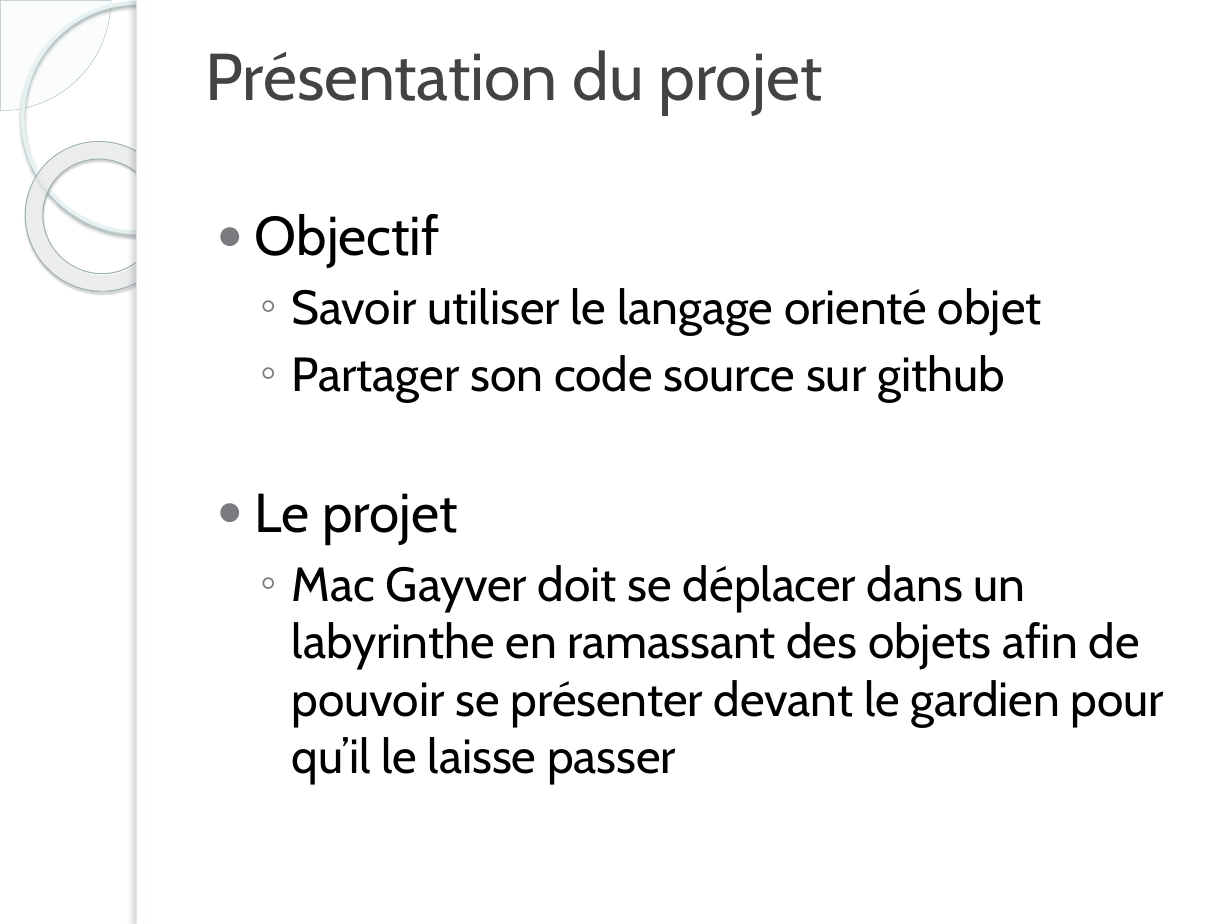
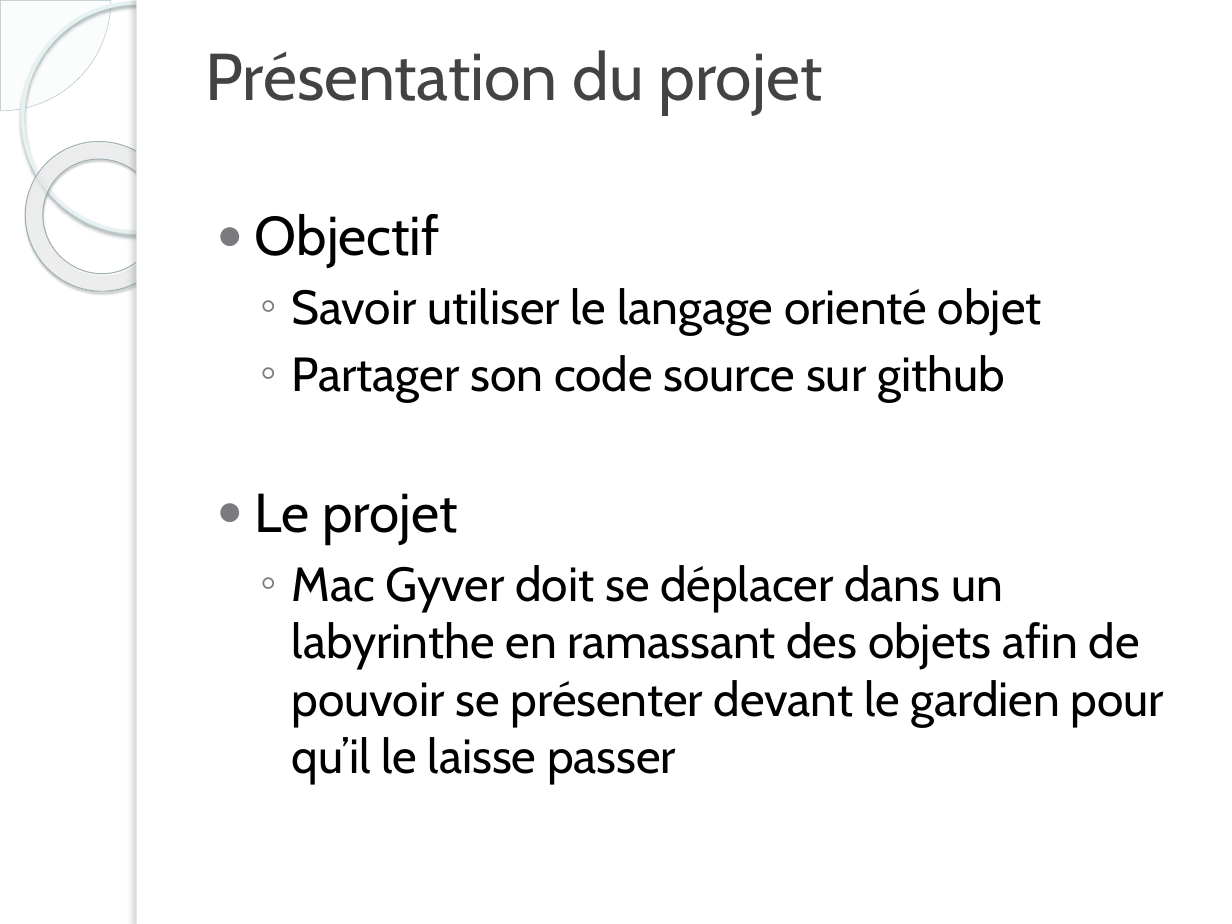
Before and after one commit to GuillaumeFerreira/Projet-3-MacGyver, a slide deck: slide 3 of documentation/Projet 3.pptx. Drawn at 1232x924 pixels with LibreOffice and Linux fonts; fonts in the diff are those of the drawing; background and template pictures are left out. Boxes give left, top, right and bottom in pixels: in the first picture for what was removed or moved away, otherwise in the second. Text is boxed around its words. In the diff, an @@ line names an element or a change of style, - is before the commit and + after.

```diff
--- a/documentation/Projet 3.pptx
+++ b/documentation/Projet 3.pptx
@@ text at (x1=292, y1=565, x2=1164, y2=784): text changed @@
-  ◦ Mac Gayver doit se déplacer dans un labyrinthe en ramassant des objets afin de pouvoir se présenter devant le gardien pour qu’il le laisse passer
+  ◦ Mac Gyver doit se déplacer dans un labyrinthe en ramassant des objets afin de pouvoir se présenter devant le gardien pour qu’il le laisse passer
```
Also in this commit, not shown: 5 other slides changed, 2 slides added, 3 other files.
